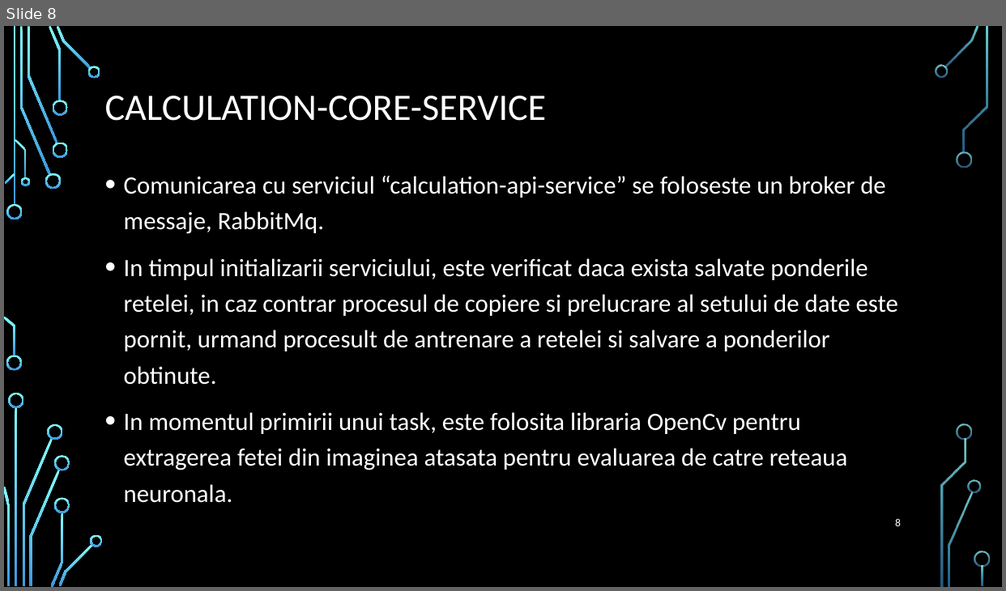
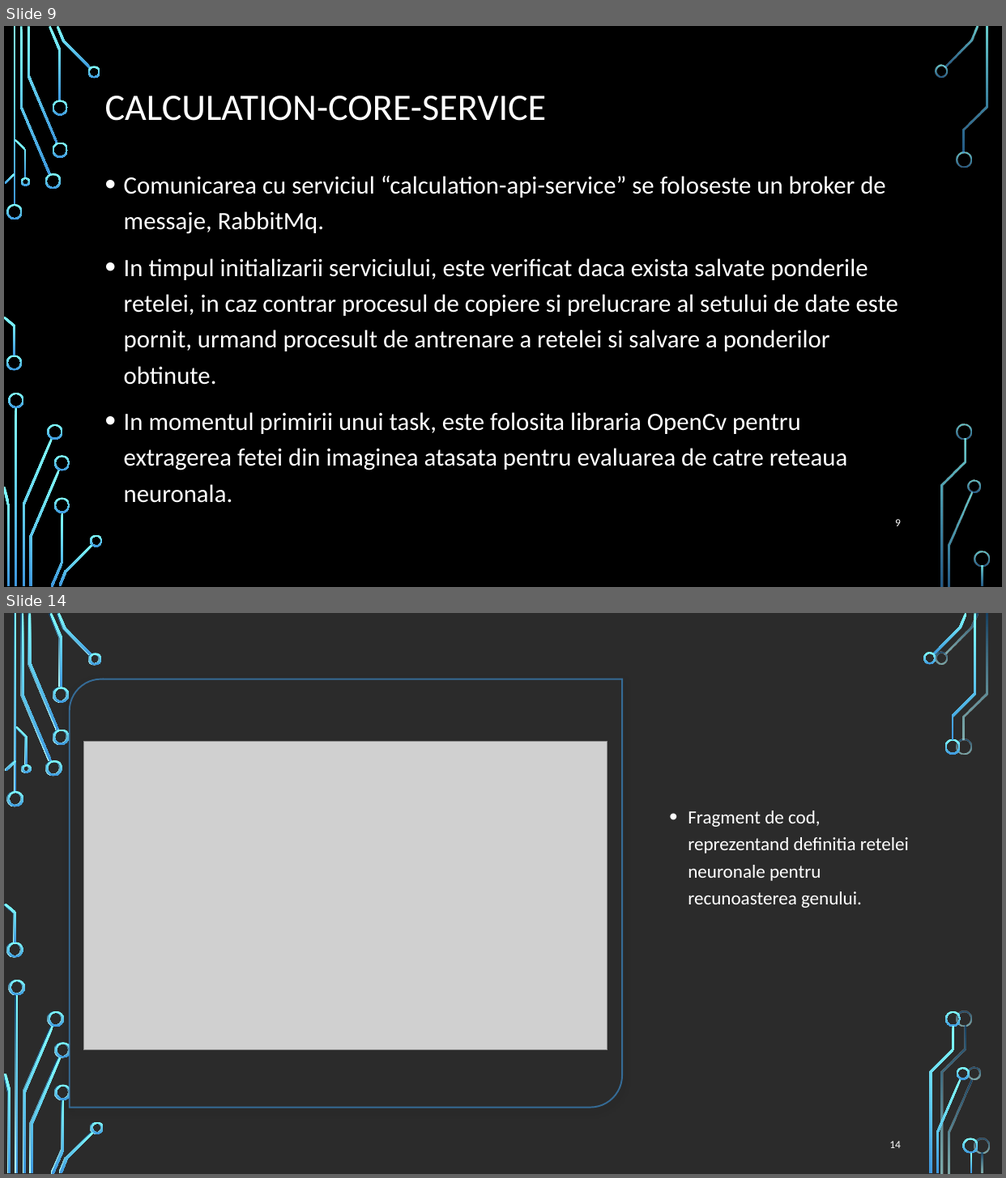
Before and after one commit to cristi-dorneanu/Agen, a slide deck: Licenta2018DorneanuCristian/AGEN.pptx. Shown one above the other, each under a label of ours: slide 8 before the commit, slides 9 and 14 after it; the slides between them are not shown. The pictures are 1006x591 and 1006x1178 pixels, drawn with LibreOffice and Linux fonts; fonts in the diff are those of the drawing; grey boxes stand for pictures; background and template pictures are left out; a plain dark background stands for a picture behind light text. Boxes give left, top, right and bottom in pixels: in the first picture for what was removed or moved away, otherwise in the second. Text is boxed around its words. In the diff, an @@ line names an element or a change of style, - is before the commit and + after.

```diff
--- a/Licenta2018DorneanuCristian/AGEN.pptx
+++ b/Licenta2018DorneanuCristian/AGEN.pptx
@@ slide 14 added at [4,613,1002,1174], background picture (left out) @@
@@ round diag rect added at [69,679,621,1107], fill #FFFFFF, outline #3D97DE 1.5 pt @@
@@ picture added at [83,742,607,1051] @@
@@ text added at [688,811,909,908], 18 pt, text #FFFFFF @@
+• Fragment de cod, reprezentand definitia retelei neuronale pentru recunoasterea genului.
@@ page number added at [889,1141,901,1148], 10.5 pt, text #FFFFFF @@
+14
@@ group added at [4,613,978,1174]: 33 freeform shapes, 3 rectangles @@
@@ group added at [4,613,990,1174]: 33 freeform shapes, 3 rectangles @@
@@ what was slide 8 is now slide 9 @@
@@ page number at [895,519,901,527]: text changed @@
-8
+9
```
Also in this commit, not shown: 4 slides changed, 10 other slides added, 7 slides removed, 2 other files.
